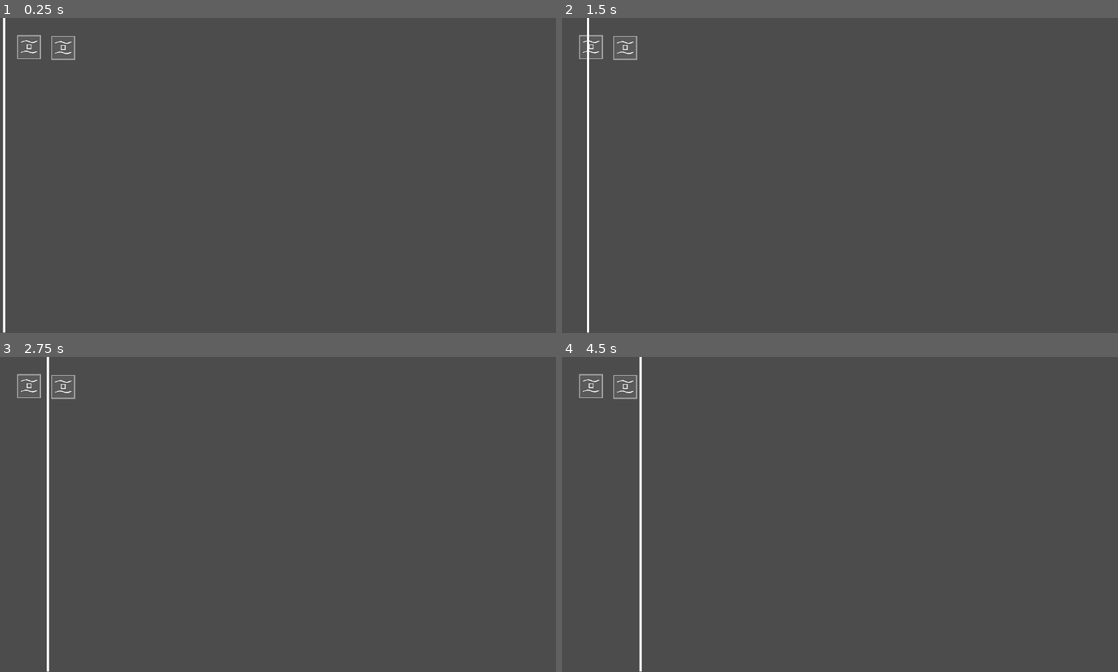
Above: before the commit, frames 1-4 (two rows, left to right).
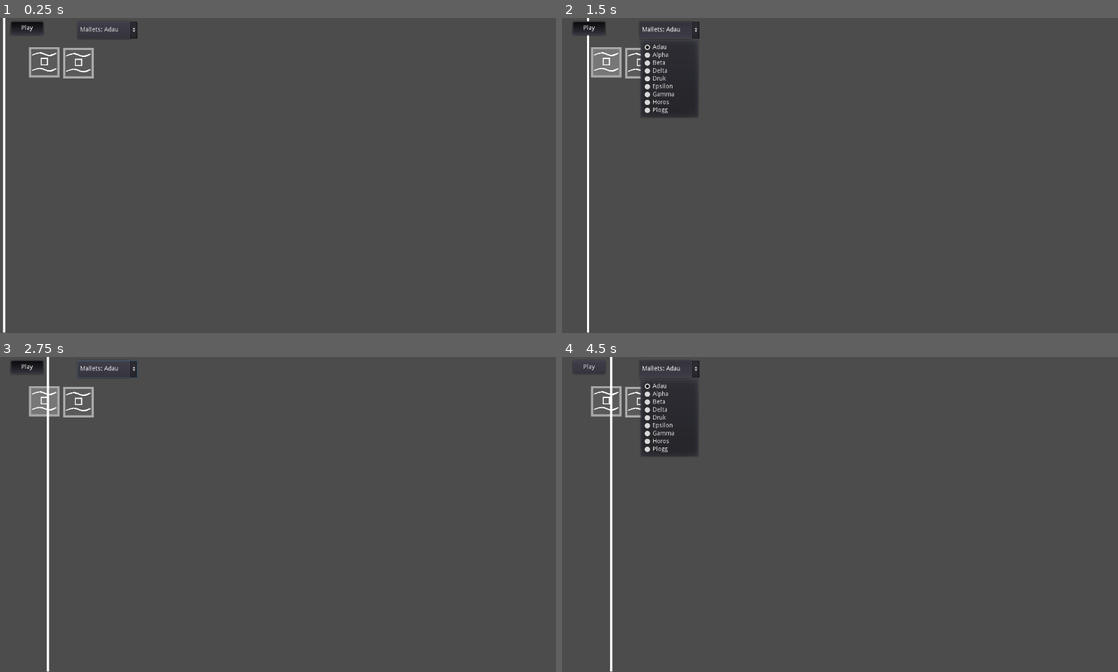
Above: after the commit, the same moments.

Repository: ccfortenberry/mandachord-mock-v2
Game: Godot game, scene res://scenes/Mandachord_Main.tscn
The game is run twice, just before and just after one commit, with the same random seed, the same clock (stepped at 60 frames per second) and the same inputs. Before the commit the project starts from res://Mandachord_Main.tscn.
Inputs (mouse positions are in pixels of both pictures, inside the frame that each line leads up to):
- Up to frame 1 (0.25 s): no input
- Up to frame 2 (1.5 s): click (606, 62) at 0.52 s; click (667, 30) at 1.25 s, where only the run after the commit has a clickable "Mallets: Adau"
- Up to frame 3 (2.75 s): click (27, 366) at 2 s, where only the run after the commit has a clickable "Play"
- Up to frame 4 (4.5 s): click (589, 366) at 2.75 s, where only the run after the commit has a clickable "Play"; click (606, 401) at 3.52 s; click (667, 369) at 4.25 s, where only the run after the commit has a clickable "Mallets: Adau"

The runs differ from the first frame. In frame 1, 1.0% of the frame differs, in the area x 1-25%, y 1-20%; in frame 2, 3.5%; in frame 3, 1.2%; in frame 4, 4.0%, in the area x 2-25%, y 0-100%.

Commit message:
Add buttons and some note functionality

Diff:
--- a/Mandachord_Main.tscn
+++ /dev/null
@@ -1,16 +0,0 @@
-[gd_scene load_steps=3 format=2]
-
-[ext_resource path="res://Note_Mallet1.tscn" type="PackedScene" id=1]
-[ext_resource path="res://PlayBar.tscn" type="PackedScene" id=2]
-
-[node name="Mandachord_Main" type="Node2D"]
-
-[node name="Note_Mallet1" parent="." instance=ExtResource( 1 )]
-position = Vector2( 66.5, 66.5 )
-
-[node name="Note_Mallet2" parent="." instance=ExtResource( 1 )]
-position = Vector2( 144.4, 68.4 )
-
-[node name="PlayBar" parent="." instance=ExtResource( 2 )]
-position = Vector2( 0, 359.275 )
-speed = 40.0
--- a/Note.gd
+++ /dev/null
@@ -1,26 +0,0 @@
-extends Node2D
-
-export (bool) var enabled = false
-
-# Called when the node enters the scene tree for the first time.
-func _ready():
-	pass # Replace with function body.
-
-# Called every frame. 'delta' is the elapsed time since the previous frame.
-#func _process(delta):
-#	pass
-
-
-func _on_Note_Mallet1_body_entered(body):
-	if enabled:
-		$Sound.play()
-
-
-func _on_Note_Mallet1_input_event(viewport, event, shape_idx):
-	if event is InputEventMouseButton and event.button_index == BUTTON_LEFT and event.pressed:
-		if enabled:
-			enabled = false
-			$Body.color = Color(91.0/255.0,91.0/255.0,91.0/255.0)
-		else:
-			enabled = true
-			$Body.color = Color(124.0/255.0,124.0/255.0,124.0/255.0)
--- a/Note_Mallet1.tscn
+++ /dev/null
@@ -1,32 +0,0 @@
-[gd_scene load_steps=5 format=2]
-
-[ext_resource path="res://Note.gd" type="Script" id=1]
-[ext_resource path="res://assets/icons/mallets-1_icon.png" type="Texture" id=2]
-[ext_resource path="res://assets/instruments/adau/adau_mal_1.wav" type="AudioStream" id=3]
-
-[sub_resource type="RectangleShape2D" id=1]
-extents = Vector2( 220, 220 )
-
-[node name="Note_Mallet1" type="Area2D"]
-scale = Vector2( 0.125, 0.125 )
-gravity = 0.0
-script = ExtResource( 1 )
-
-[node name="CollisionShape2D" type="CollisionShape2D" parent="."]
-shape = SubResource( 1 )
-
-[node name="Border" type="Polygon2D" parent="."]
-color = Color( 0.666667, 0.666667, 0.666667, 1 )
-polygon = PoolVector2Array( 220, 220, 220, -220, -220, -220, -220, 220 )
-
-[node name="Body" type="Polygon2D" parent="."]
-color = Color( 0.356863, 0.356863, 0.356863, 1 )
-polygon = PoolVector2Array( 200, 200, -200, 200, -200, -200, 200, -200 )
-
-[node name="Sprite" type="Sprite" parent="."]
-texture = ExtResource( 2 )
-
-[node name="Sound" type="AudioStreamPlayer" parent="."]
-stream = ExtResource( 3 )
-[connection signal="body_entered" from="." to="." method="_on_Note_Mallet1_body_entered"]
-[connection signal="input_event" from="." to="." method="_on_Note_Mallet1_input_event"]
--- a/project.godot
+++ b/project.godot
@@ -16,7 +16,7 @@
 [application]
 
 config/name="mandachord"
-run/main_scene="res://Mandachord_Main.tscn"
+run/main_scene="res://scenes/Mandachord_Main.tscn"
 run/disable_stdout=true
 config/icon="res://icon.png"
 
--- /dev/null
+++ b/scenes/Button_Mallet.tscn
@@ -0,0 +1,13 @@
+[gd_scene load_steps=2 format=2]
+
+[ext_resource path="res://scripts/Button_Mallet.gd" type="Script" id=1]
+
+[node name="Button_Mallet" type="OptionButton"]
+margin_left = -1.0
+margin_right = 136.0
+margin_bottom = 40.0
+clip_text = true
+items = [ "Adau", null, false, 0, null, "Alpha", null, false, 1, null, "Beta", null, false, 2, null, "Delta", null, false, 3, null, "Druk", null, false, 4, null, "Epsilon", null, false, 5, null, "Gamma", null, false, 6, null, "Horos", null, false, 7, null, "Plogg", null, false, 8, null ]
+selected = 0
+script = ExtResource( 1 )
+[connection signal="item_selected" from="." to="." method="_on_Button_Mallet_item_selected"]
--- /dev/null
+++ b/scenes/Button_Play.tscn
@@ -0,0 +1,8 @@
+[gd_scene format=2]
+
+[node name="Button_Play" type="Button"]
+margin_right = 74.0
+margin_bottom = 31.0
+toggle_mode = true
+pressed = true
+text = "Play"
--- /dev/null
+++ b/scenes/Mandachord_Main.tscn
@@ -0,0 +1,33 @@
+[gd_scene load_steps=6 format=2]
+
+[ext_resource path="res://scripts/Mandachord_Main.gd" type="Script" id=1]
+[ext_resource path="res://scenes/Note_Mallet1.tscn" type="PackedScene" id=2]
+[ext_resource path="res://scenes/PlayBar.tscn" type="PackedScene" id=3]
+[ext_resource path="res://scenes/Button_Play.tscn" type="PackedScene" id=4]
+[ext_resource path="res://scenes/Button_Mallet.tscn" type="PackedScene" id=5]
+
+[node name="Mandachord_Main" type="Node2D"]
+script = ExtResource( 1 )
+
+[node name="Note_Mallet1" parent="." instance=ExtResource( 2 )]
+position = Vector2( 66.5, 66.5 )
+
+[node name="Note_Mallet2" parent="." instance=ExtResource( 2 )]
+position = Vector2( 144.4, 68.4 )
+
+[node name="PlayBar" parent="." instance=ExtResource( 3 )]
+position = Vector2( 0, 359.275 )
+speed = 40.0
+
+[node name="Button_Play" parent="." instance=ExtResource( 4 )]
+margin_left = 24.7
+margin_top = 7.60001
+margin_right = 98.7
+margin_bottom = 38.6
+
+[node name="Button_Mallet" parent="." instance=ExtResource( 5 )]
+margin_left = 177.209
+margin_top = 8.16225
+margin_right = 314.209
+margin_bottom = 48.1622
+text = "Adau"
--- /dev/null
+++ b/scenes/Note_Mallet1.tscn
@@ -0,0 +1,45 @@
+[gd_scene load_steps=9 format=2]
+
+[ext_resource path="res://scripts/Note_Mallet1.gd" type="Script" id=1]
+[ext_resource path="res://assets/icons/mallets-1_icon.png" type="Texture" id=2]
+[ext_resource path="res://assets/instruments/adau/adau_mal_1.wav" type="AudioStream" id=3]
+
+[sub_resource type="RectangleShape2D" id=1]
+extents = Vector2( 187.85, 185.069 )
+
+[sub_resource type="Theme" id=2]
+
+[sub_resource type="StyleBoxFlat" id=3]
+bg_color = Color( 0.431373, 0.431373, 0.431373, 1 )
+
+[sub_resource type="StyleBoxFlat" id=4]
+bg_color = Color( 0.470588, 0.470588, 0.470588, 1 )
+
+[sub_resource type="StyleBoxFlat" id=5]
+bg_color = Color( 0.356863, 0.356863, 0.356863, 1 )
+
+[node name="Note_Mallet1" type="Area2D"]
+scale = Vector2( 0.188, 0.188 )
+script = ExtResource( 1 )
+
+[node name="CollisionShape2D" type="CollisionShape2D" parent="."]
+position = Vector2( 185, 185 )
+shape = SubResource( 1 )
+
+[node name="Border" type="Polygon2D" parent="."]
+color = Color( 0.666667, 0.666667, 0.666667, 1 )
+polygon = PoolVector2Array( 370, 0, 370, 370, 0, 370, 0, 0 )
+
+[node name="Note" type="Button" parent="."]
+margin_left = 25.0
+margin_top = 25.0
+theme = SubResource( 2 )
+custom_styles/hover = SubResource( 3 )
+custom_styles/pressed = SubResource( 4 )
+custom_styles/normal = SubResource( 5 )
+toggle_mode = true
+icon = ExtResource( 2 )
+
+[node name="Sound" type="AudioStreamPlayer" parent="."]
+stream = ExtResource( 3 )
+[connection signal="body_entered" from="." to="." method="_on_Note_Mallet1_body_entered"]
--- a/PlayBar.tscn
+++ b/scenes/PlayBar.tscn
@@ -1,9 +1,9 @@
 [gd_scene load_steps=3 format=2]
 
-[ext_resource path="res://PlayBar.gd" type="Script" id=1]
+[ext_resource path="res://scripts/PlayBar.gd" type="Script" id=1]
 
 [sub_resource type="RectangleShape2D" id=1]
-extents = Vector2( 5.32858, 359.842 )
+extents = Vector2( 2.57436, 359.842 )
 
 [node name="PlayBar" type="KinematicBody2D"]
 script = ExtResource( 1 )
--- /dev/null
+++ b/scripts/Button_Mallet.gd
@@ -0,0 +1,10 @@
+extends OptionButton
+
+signal instrument_changed
+
+func _ready():
+	text = str("Mallets: %s" % [get_item_text(0)])
+
+func _on_Button_Mallet_item_selected(ID):
+	text = str("Mallets: %s" % [get_item_text(ID)])
+	emit_signal("instrument_changed", get_item_text(ID).to_lower())
--- /dev/null
+++ b/scripts/Mandachord_Main.gd
@@ -0,0 +1,9 @@
+extends Node2D
+
+func _ready():
+	$Button_Mallet.connect("instrument_changed", self, "_on_mallets_changed")
+
+func _on_mallets_changed(instrument):
+	$"Note_Mallet1/Sound".stream = load("res://assets/instruments/"+instrument+"/"+instrument+"_mal_1.wav")
+#	for i in range(64*3):
+#		$"root/Mandachord_Main/Note_Mallet1".Sound.set("res://assets/instruments/"+instrument+"/"+instrument+"_mal_1.wav")
--- /dev/null
+++ b/scripts/Note_Mallet1.gd
@@ -0,0 +1,17 @@
+extends Node2D
+
+#export (bool) var enabled = false
+
+
+# Called when the node enters the scene tree for the first time.
+func _ready():
+	pass # Replace with function body.
+
+# Called every frame. 'delta' is the elapsed time since the previous frame.
+#func _process(delta):
+#	pass
+
+
+func _on_Note_Mallet1_body_entered(body):
+	if $Note.pressed:
+		$Sound.play()
--- a/PlayBar.gd
+++ b/scripts/PlayBar.gd
@@ -9,6 +9,7 @@
 	screen_size = get_viewport_rect().size
 
 func _process(delta):
-	velocity = velocity.normalized() * speed
-	position += velocity * delta
-	position.x = clamp(position.x, 0, screen_size.x)
+	if $"/root/Mandachord_Main/Button_Play".pressed:
+		velocity = velocity.normalized() * speed
+		position += velocity * delta
+		position.x = clamp(position.x, 0, screen_size.x)
